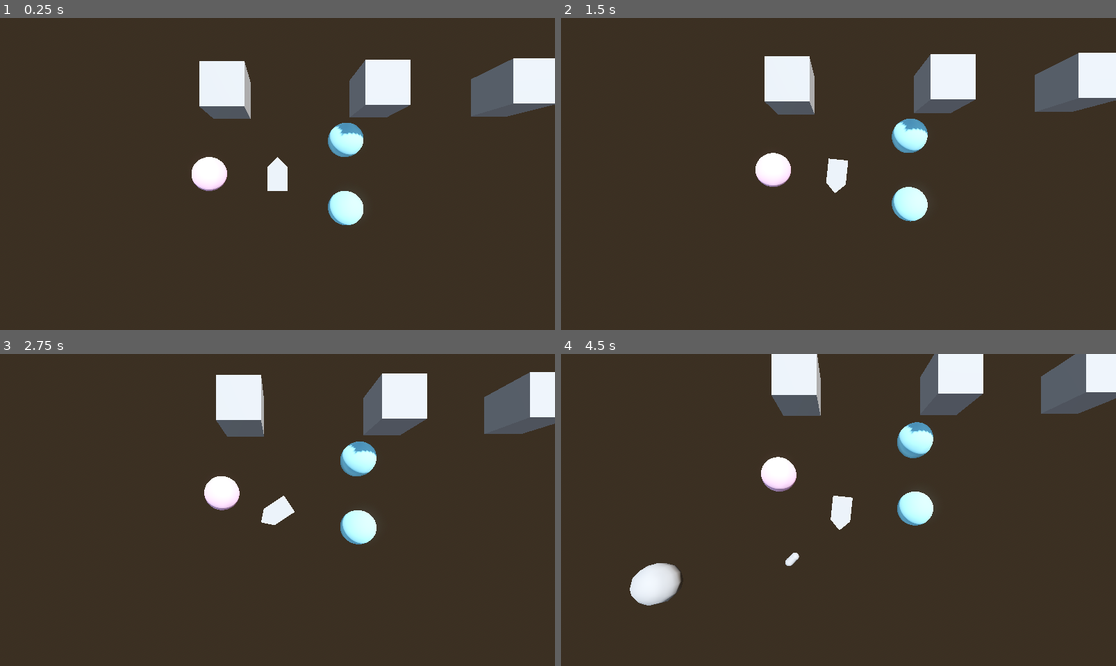
Above: before the commit, frames 1-4 (two rows, left to right).
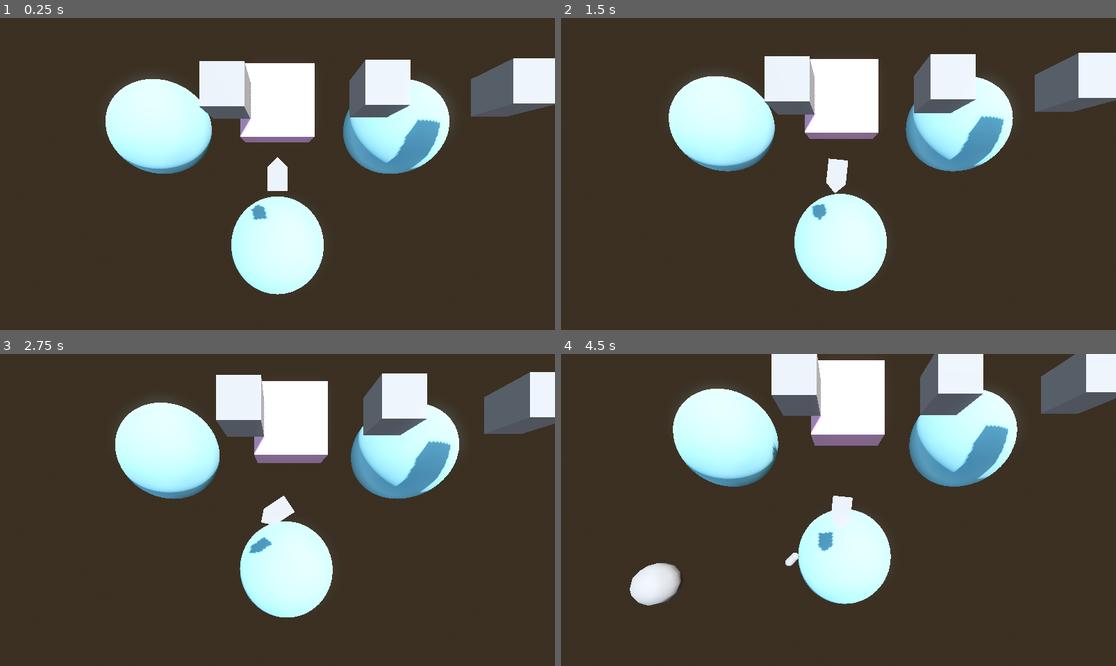
Above: after the commit, the same moments.

Repository: TheiaB/propaganda-asteroids
Game: Godot game, scene res://scenes/game.tscn
Same seed, same stepped clock (60 frames per second), same inputs: the game is played once before the commit and once after it.
Inputs:
- Up to frame 1 (0.25 s): no input
- Up to frame 2 (1.5 s): tap Enter at 0.5 s; hold D (right) 0.53-1.28 s; tap S (break) at 0.6 s; hold A (left) from 1.28 s (still down); tap W (gas) at 1.35 s
- Up to frame 3 (2.75 s): release A (left) at 2.03 s; hold D (right) from 2.03 s (still down); tap J (shoot) at 2.1 s
- Up to frame 4 (4.5 s): tap S (break) at 2.85 s; release D (right) at 3.53 s; hold A (left) from 3.53 s (still down); tap W (gas) at 3.6 s; tap J (shoot) at 4.35 s

The runs differ from the first frame. In frame 1, 17% of the frame differs, in the area x 19-81%, y 14-89%; in frame 2, 17%; in frame 3, 17%; in frame 4, 17%, in the area x 20-83%, y 2-81%.

Commit message:
cleaned up planet+home scene a bit

Diff:
--- a/scenes/game.tscn
+++ b/scenes/game.tscn
@@ -159,10 +159,13 @@
 [node name="Mission" type="Node" parent="."]
 
 [node name="ZoneHome" parent="Mission" instance=ExtResource("7_gee14")]
-transform = Transform3D(1, 0, 0, 0, 1, 0, 0, 0, 1, -2, 0, 0)
+transform = Transform3D(1, 0, 0, 0, 1, 0, 0, 0, 1, 0, 0, -2)
 
 [node name="ZonePlanet" parent="Mission" instance=ExtResource("8_0tnpc")]
-transform = Transform3D(1, 0, 0, 0, 1, 0, 0, 0, 1, 2, 0, -1)
+transform = Transform3D(1, 0, 0, 0, 1, 0, 0, 0, 1, 5, 0, -2)
 
 [node name="ZonePlanet2" parent="Mission" instance=ExtResource("8_0tnpc")]
-transform = Transform3D(1, 0, 0, 0, 1, 0, 0, 0, 1, 2, 0, 1)
+transform = Transform3D(1, 0, 0, 0, 1, 0, 0, 0, 1, 0, 0, 3)
+
+[node name="ZonePlanet3" parent="Mission" instance=ExtResource("8_0tnpc")]
+transform = Transform3D(1, 0, 0, 0, 1, 0, 0, 0, 1, -5, 0, -2)
--- a/scenes/zone_home.tscn
+++ b/scenes/zone_home.tscn
@@ -1,7 +1,13 @@
-[gd_scene load_steps=4 format=3 uid="uid://bvyjbe5rb50yn"]
+[gd_scene load_steps=6 format=3 uid="uid://bvyjbe5rb50yn"]
 
 [ext_resource type="PackedScene" uid="uid://bx2bqpsqh04ct" path="res://scenes/zone.tscn" id="1_gnnva"]
 [ext_resource type="Script" uid="uid://bjhqng1205g2k" path="res://scripts/zone_home.gd" id="2_ponqu"]
+
+[sub_resource type="BoxShape3D" id="BoxShape3D_ponqu"]
+size = Vector3(2, 8, 2)
+
+[sub_resource type="BoxMesh" id="BoxMesh_kgsj4"]
+size = Vector3(2, 1, 2)
 
 [sub_resource type="StandardMaterial3D" id="StandardMaterial3D_ponqu"]
 albedo_color = Color(0.859399, 0.650552, 0.793057, 1)
@@ -9,5 +15,9 @@
 [node name="ZoneHome" instance=ExtResource("1_gnnva")]
 script = ExtResource("2_ponqu")
 
+[node name="CollisionShape3D" parent="ZoneArea" index="0"]
+shape = SubResource("BoxShape3D_ponqu")
+
 [node name="ZoneMesh" parent="." index="1"]
+mesh = SubResource("BoxMesh_kgsj4")
 surface_material_override/0 = SubResource("StandardMaterial3D_ponqu")
--- a/scenes/zone_planet.tscn
+++ b/scenes/zone_planet.tscn
@@ -1,7 +1,17 @@
-[gd_scene load_steps=3 format=3 uid="uid://dlotxfarbs74i"]
+[gd_scene load_steps=4 format=3 uid="uid://dlotxfarbs74i"]
 
 [ext_resource type="PackedScene" uid="uid://bx2bqpsqh04ct" path="res://scenes/zone.tscn" id="1_7bg85"]
 [ext_resource type="Script" uid="uid://dylkadxmy8i1x" path="res://scripts/zone_planet.gd" id="2_02r6e"]
 
+[sub_resource type="CylinderShape3D" id="CylinderShape3D_02r6e"]
+height = 4.0
+radius = 2.0
+
 [node name="ZonePlanet" instance=ExtResource("1_7bg85")]
 script = ExtResource("2_02r6e")
+
+[node name="CollisionShape3D" parent="ZoneArea" index="0"]
+shape = SubResource("CylinderShape3D_02r6e")
+
+[node name="ZoneMesh" parent="." index="1"]
+transform = Transform3D(4, 0, 0, 0, 4, 0, 0, 0, 4, 0, -4, 0)
